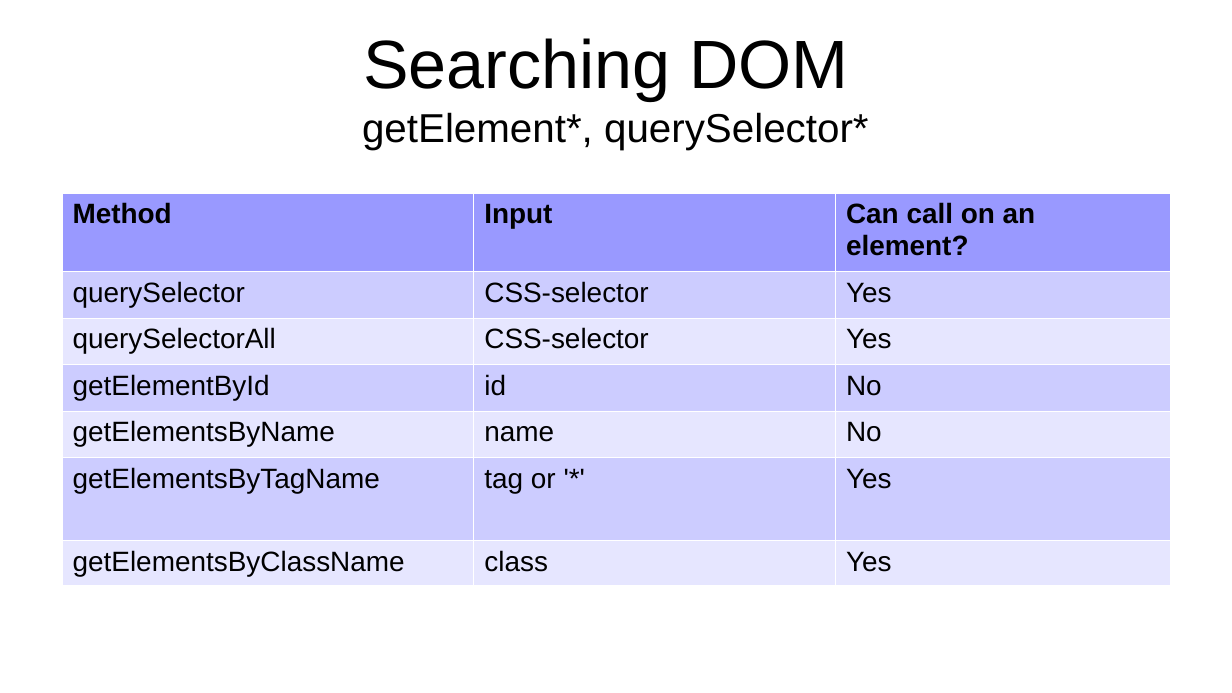
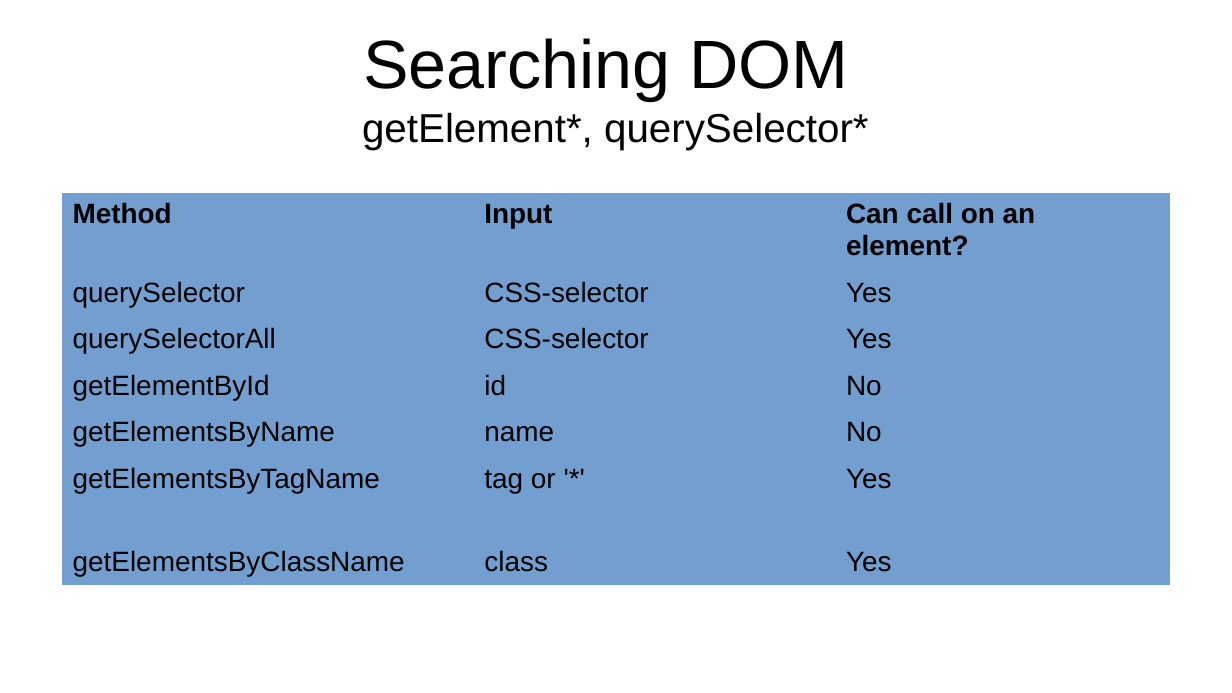
Before and after one commit to rajeshchauhan23102008/documents, a slide deck: slide 13 of src/courses/javascript/Javascript - No Theme.odp. Drawn at 1232x693 pixels with LibreOffice and Linux fonts; fonts in the diff are those of the drawing. Boxes give left, top, right and bottom in pixels: in the first picture for what was removed or moved away, otherwise in the second. Text is boxed around its words. In the diff, an @@ line names an element or a change of style, - is before the commit and + after.

```diff
--- a/src/courses/javascript/Javascript - No Theme.odp
+++ b/src/courses/javascript/Javascript - No Theme.odp
@@ table at (61,193,1171,580) @@
@@ fill #9999FF to #729FCF in row 1 @@
@@ fill #CCCCFF to #729FCF in 9 cells @@
@@ fill #E6E6FF to #729FCF in 9 cells @@
@@ borders changed @@
```
Also in this commit, not shown: 8 other slides changed, 3 slides added.
